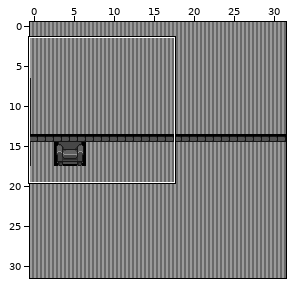
Tiled map: artAssets/apartmentBG/apartmentBGMap.tmx. The picture above shows the old version from afar; the outline marks the close-up.
Close-up. As it was:
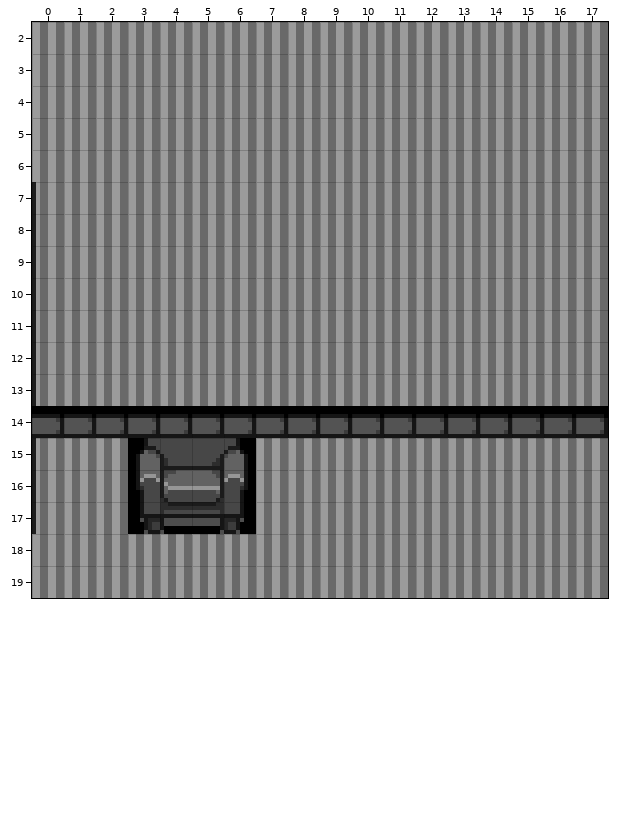
Cells are 8x8 px. Shown: x 0..17, y 2..19. The commit also changed other parts of the map, which this record leaves out.
After:
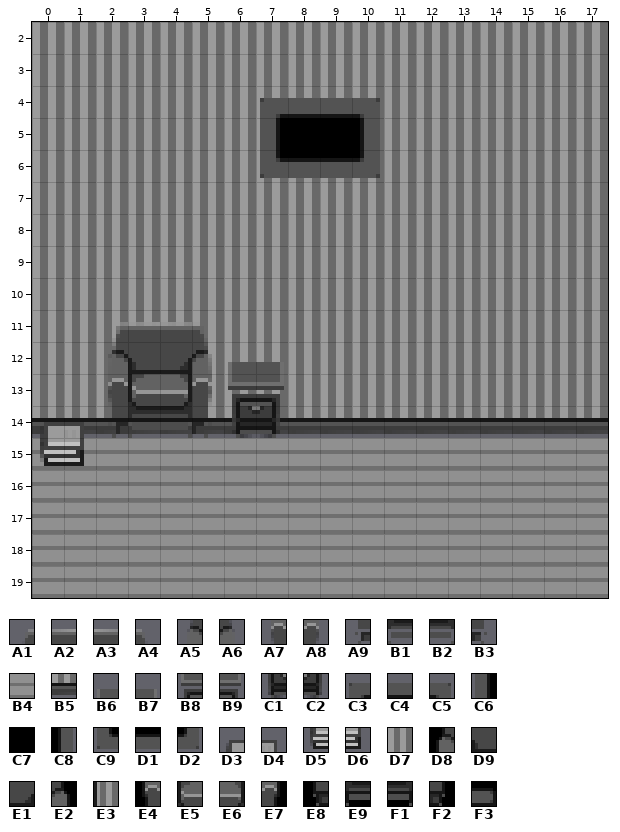
Key: from "interiorsPalette": A1 16, A2 17, A3 18, A4 19, A5 48, A6 51, A7 80, A8 83, A9 112, B1 113, B2 114, B3 115, B4 142, B5 163, B6 178, B7 179, B8 210, B9 211, C1 242, C2 243, C3 422, C4 423, C5 425, C6 454, C7 455, C8 457, C9 486, D1 487, D2 489, D3 654, D4 655, D5 686, D6 687; from "interiorsPalette2": D7 33, D8 48, D9 49, E1 50, E2 51, E3 64, E4 80, E5 81, E6 82, E7 83, E8 112, E9 113, F1 114, F2 115, F3 231.
__ is an empty cell, ## one hidden under a higher layer.
What changed:
{"where": "layer \"bg\""}
{"y":7,"x":0,"old":"E3","new":"D7"}
{"y":8,"x":0,"old":"E3","new":"D7"}
{"y":9,"x":0,"old":"E3","new":"D7"}
{"y":10,"x":0,"old":"E3","new":"D7"}
{"y":11,"x":0,"old":"E3","new":"D7"}
{"y":12,"x":0,"old":"E3","new":"D7"}
{"y":13,"x":0,"old":"E3","new":"D7"}
{"y":14,"x":0,"old":"## ## ## ## ## ## ## ## ## ## ## ## ## ## ## ## ## ##","new":"B5 B5 B5 B5 B5 B5 B5 B5 B5 B5 B5 B5 B5 B5 B5 B5 B5 B5"}
{"y":15,"x":0,"old":"E3 D7 D7 D8 D9 E1 E2 D7 D7 D7 D7 D7 D7 D7 D7 D7 D7 D7","new":"B4 B4 B4 B4 B4 B4 B4 B4 B4 B4 B4 B4 B4 B4 B4 B4 B4 B4"}
{"y":16,"x":0,"old":"E3 D7 D7 E4 E5 E6 E7 D7 D7 D7 D7 D7 D7 D7 D7 D7 D7 D7","new":"B4 B4 B4 B4 B4 B4 B4 B4 B4 B4 B4 B4 B4 B4 B4 B4 B4 B4"}
{"y":17,"x":0,"old":"E3 D7 D7 E8 E9 F1 F2 D7 D7 D7 D7 D7 D7 D7 D7 D7 D7 D7","new":"B4 B4 B4 B4 B4 B4 B4 B4 B4 B4 B4 B4 B4 B4 B4 B4 B4 B4"}
{"y":18,"x":0,"old":"D7 D7 D7 D7 D7 D7 D7 D7 D7 D7 D7 D7 D7 D7 D7 D7 D7 D7","new":"B4 B4 B4 B4 B4 B4 B4 B4 B4 B4 B4 B4 B4 B4 B4 B4 B4 B4"}
{"y":19,"x":0,"old":"D7 D7 D7 D7 D7 D7 D7 D7 D7 D7 D7 D7 D7 D7 D7 D7 D7 D7","new":"B4 B4 B4 B4 B4 B4 B4 B4 B4 B4 B4 B4 B4 B4 B4 B4 B4 B4"}
{"where": "layer \"furniture\""}
{"y":4,"x":7,"old":"__ __ __ __","new":"C3 C4 C4 C5"}
{"y":5,"x":7,"old":"__ __ __ __","new":"C6 C7 C7 C8"}
{"y":6,"x":7,"old":"__ __ __ __","new":"C9 D1 D1 D2"}
{"y":11,"x":2,"old":"__ __ __ __","new":"A1 A2 A3 A4"}
{"y":12,"x":2,"old":"__ __ __ __ __ __","new":"A5 D9 E1 A6 B6 B7"}
{"y":13,"x":2,"old":"__ __ __ __ __ __","new":"A7 E5 E6 A8 B8 B9"}
{"y":14,"x":0,"old":"F3 F3 F3 F3 F3 F3 F3 F3 F3 F3 F3 F3 F3 F3 F3 F3 F3 F3","new":"D3 D4 A9 B1 B2 B3 C1 C2 __ __ __ __ __ __ __ __ __ __"}
{"y":15,"x":0,"old":"__ __","new":"D5 D6"}
{"label":"added","picture_box":[260,98,380,178]}
{"label":"changed","picture_box":[32,182,608,598]}
